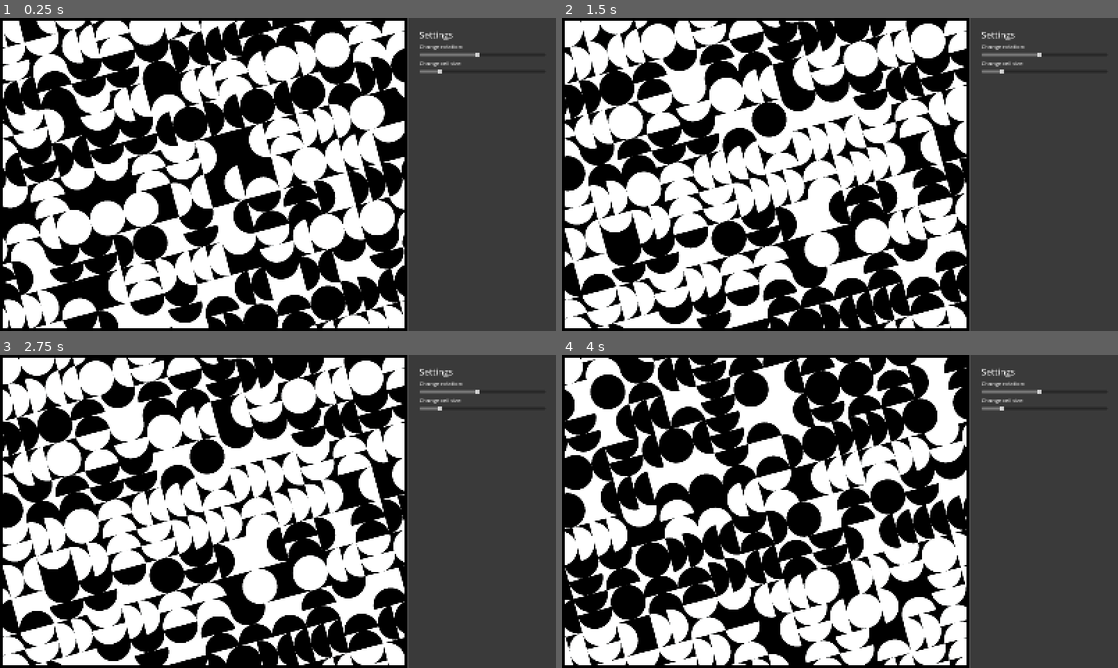
Above: before the commit, frames 1-4 (two rows, left to right).
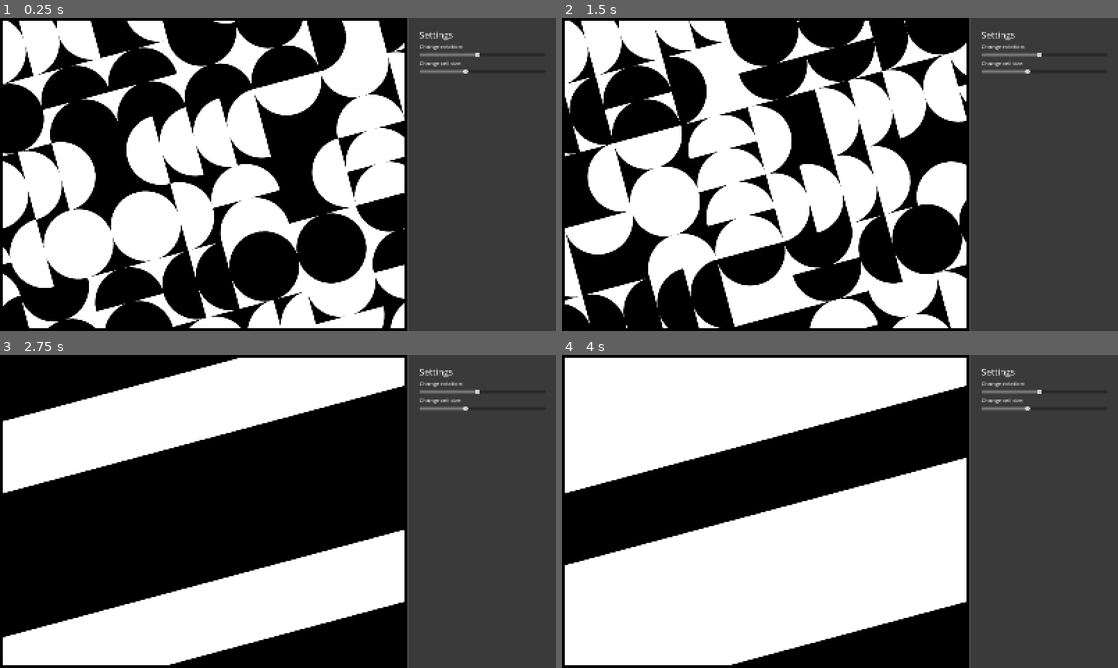
Above: after the commit, the same moments.

Repository: rio-raimundo/Sykora-painting-recreation
Game: Godot game, scene res://scenes/main-scene.tscn
Two runs of this game, one before a commit and one after it. Both use one fixed random seed, a clock stepped at 60 frames per second and the inputs below.
Inputs (mouse positions are in pixels of both pictures, inside the frame that each line leads up to):
- Up to frame 1 (0.25 s): no input
- Up to frame 2 (1.5 s): tap Enter at 0.5 s; move the mouse to (767, 174) at 0.52 s; tap P at 0.6 s; click (767, 174) at 0.67 s; tap Space at 1.25 s; move the mouse to (567, 30) at 1.27 s; tap R at 1.35 s; click (567, 30) at 1.42 s
- Up to frame 3 (2.75 s): tap Enter at 2 s; move the mouse to (38, 358) at 2.02 s; tap H at 2.1 s; click (38, 358) at 2.17 s
- Up to frame 4 (4 s): tap Space at 2.75 s; move the mouse to (573, 401) at 2.77 s; tap C at 2.85 s; click (573, 401) at 2.92 s; tap Enter at 3.5 s; move the mouse to (606, 392) at 3.52 s; tap P at 3.6 s; click (606, 392) at 3.67 s

The runs differ from the first frame. In frame 1, 40% of the frame differs, in the area x 0-85%, y 0-100%; in frame 2, 38%; in frame 3, 37%; in frame 4, 43%.

Commit message:
Fixed bug where the shapes weren't toggling on and off properly

Diff:
--- a/scenes/main-scene.tscn
+++ b/scenes/main-scene.tscn
@@ -105,7 +105,7 @@
 min_value = 30.0
 max_value = 500.0
 step = 10.0
-value = 100.0
+value = 200.0
 rounded = true
 
 [connection signal="value_changed" from="MainLayout/UIHolder/PanelContainer/VBoxContainer/RotationContainer/RotationSlider" to="MainLayout" method="_on_rotation_slider_value_changed"]
--- a/scripts/grid.gd
+++ b/scripts/grid.gd
@@ -176,8 +176,8 @@
 
 
 func _toggle_shape_visibility(shapes_visible: bool):
-	for row in vis_grid_starting_idxs[0]:
-		for col in vis_grid_starting_idxs[1]:
+	for row in max_n_cells[0]:
+		for col in max_n_cells[1]:
 			grid_pool[row][col].shape_visible = shapes_visible
 
 
